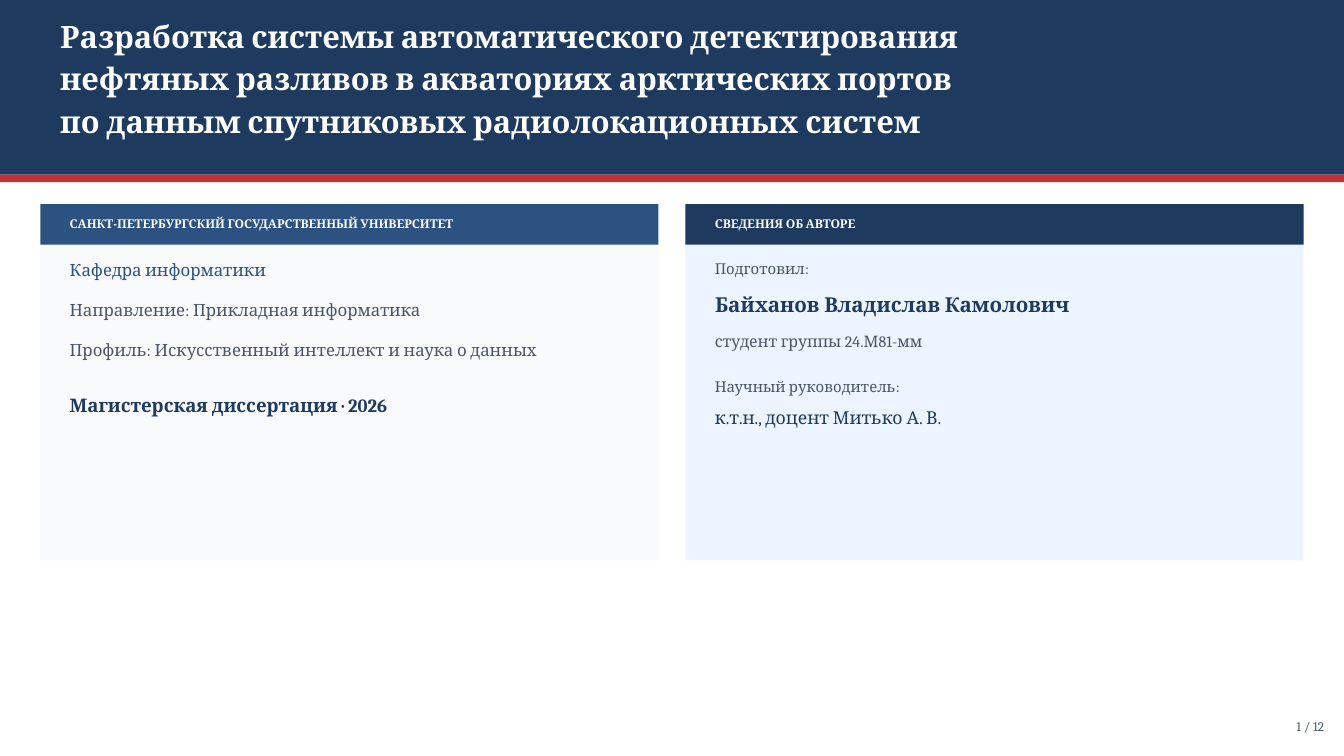
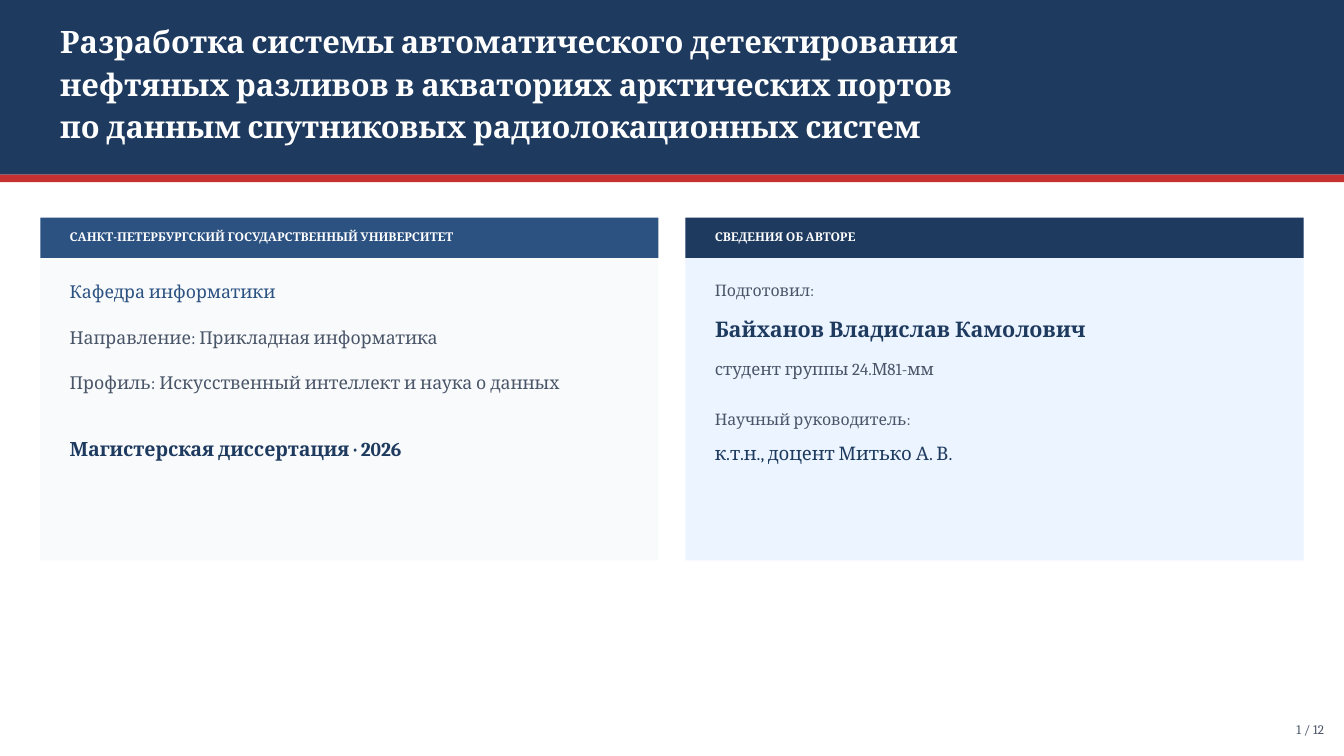
Before and after one commit to Confucius-hub/spbu_db_hw, a slide deck: slide 1 of thesis/presentation/Презентация_ВКР_2026.pptx. Drawn at 1344x756 pixels with LibreOffice and Linux fonts; fonts in the diff are those of the drawing. Boxes give left, top, right and bottom in pixels: in the first picture for what was removed or moved away, otherwise in the second. Text is boxed around its words. In the diff, an @@ line names an element or a change of style, - is before the commit and + after.

```diff
--- a/thesis/presentation/Презентация_ВКР_2026.pptx
+++ b/thesis/presentation/Презентация_ВКР_2026.pptx
@@ text "Разработка системы автоматического детектирования": place and size @@
-text "Разработка системы автоматического детектирования" at (60,24,957,141)
+text "Разработка системы автоматического детектирования" at (60,29,957,146)
@@ rectangle: place and size @@
-rectangle at (40,204,659,560)
+rectangle at (40,218,659,560)
@@ 2 texts, 2 rectangles: place and size @@
-2 texts, 2 rectangles at (40,204,1304,245)
+2 texts, 2 rectangles at (40,218,1304,258)
@@ rectangle: place and size @@
-rectangle at (685,204,1304,560)
+rectangle at (685,218,1304,560)
@@ text "Кафедра информатики": place and size @@
-text "Кафедра информатики" at (70,263,266,280)
+text "Кафедра информатики" at (70,284,276,303)
@@ text "Подготовил:": place and size @@
-text "Подготовил:" at (715,263,805,277)
+text "Подготовил:" at (715,284,810,300)
@@ text "Подготовил:" at (715,284,810,300): size 8 to 8.5 pt @@
@@ text "Байханов Владислав Камолович" at (715,320,1085,342): size 11 to 11.5 pt @@
@@ 3 texts: place and size @@
-3 texts at (70,296,1070,351)
+3 texts at (70,320,1085,379)
@@ text "студент группы 24.М81-мм" at (715,363,933,379): size 8.5 to 9 pt @@
@@ size 9 to 9.5 pt in 3 elements at (70,284,276,303), (70,330,438,349), (70,375,559,394) @@
@@ text "Профиль: Искусственный интеллект и наука ...": place and size @@
-text "Профиль: Искусственный интеллект и наука ..." at (70,343,536,360)
+text "Профиль: Искусственный интеллект и наука ..." at (70,375,559,394)
@@ text "Научный руководитель:" at (715,413,907,429): size 8 to 8.5 pt @@
@@ text "Научный руководитель:": place and size @@
-text "Научный руководитель:" at (715,381,896,396)
+text "Научный руководитель:" at (715,413,907,429)
@@ text "Магистерская диссертация · 2026": place and size @@
-text "Магистерская диссертация · 2026" at (70,398,387,417)
+text "Магистерская диссертация · 2026" at (70,442,402,461)
@@ text "Магистерская диссертация · 2026" at (70,442,402,461): size 10 to 10.5 pt @@
@@ text "к.т.н., доцент Митько А. В.": place and size @@
-text "к.т.н., доцент Митько А. В." at (715,411,938,428)
+text "к.т.н., доцент Митько А. В." at (715,446,948,464)
@@ text "к.т.н., доцент Митько А. В." at (715,446,948,464): size 9.5 to 10 pt @@
```
Also in this commit, not shown: 1 other slide changed, 10 slides added, 10 slides removed, 14 other files.
